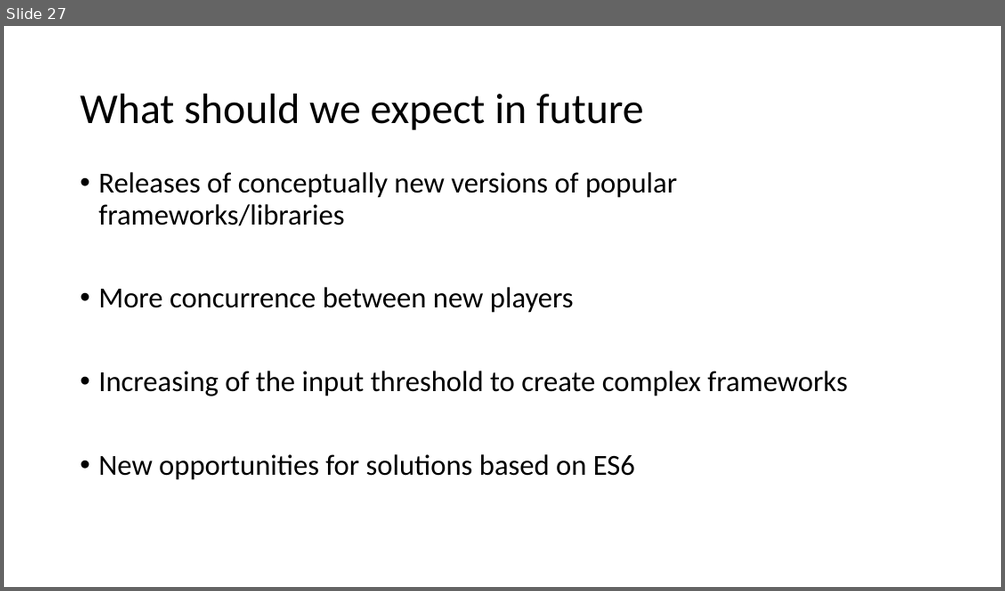
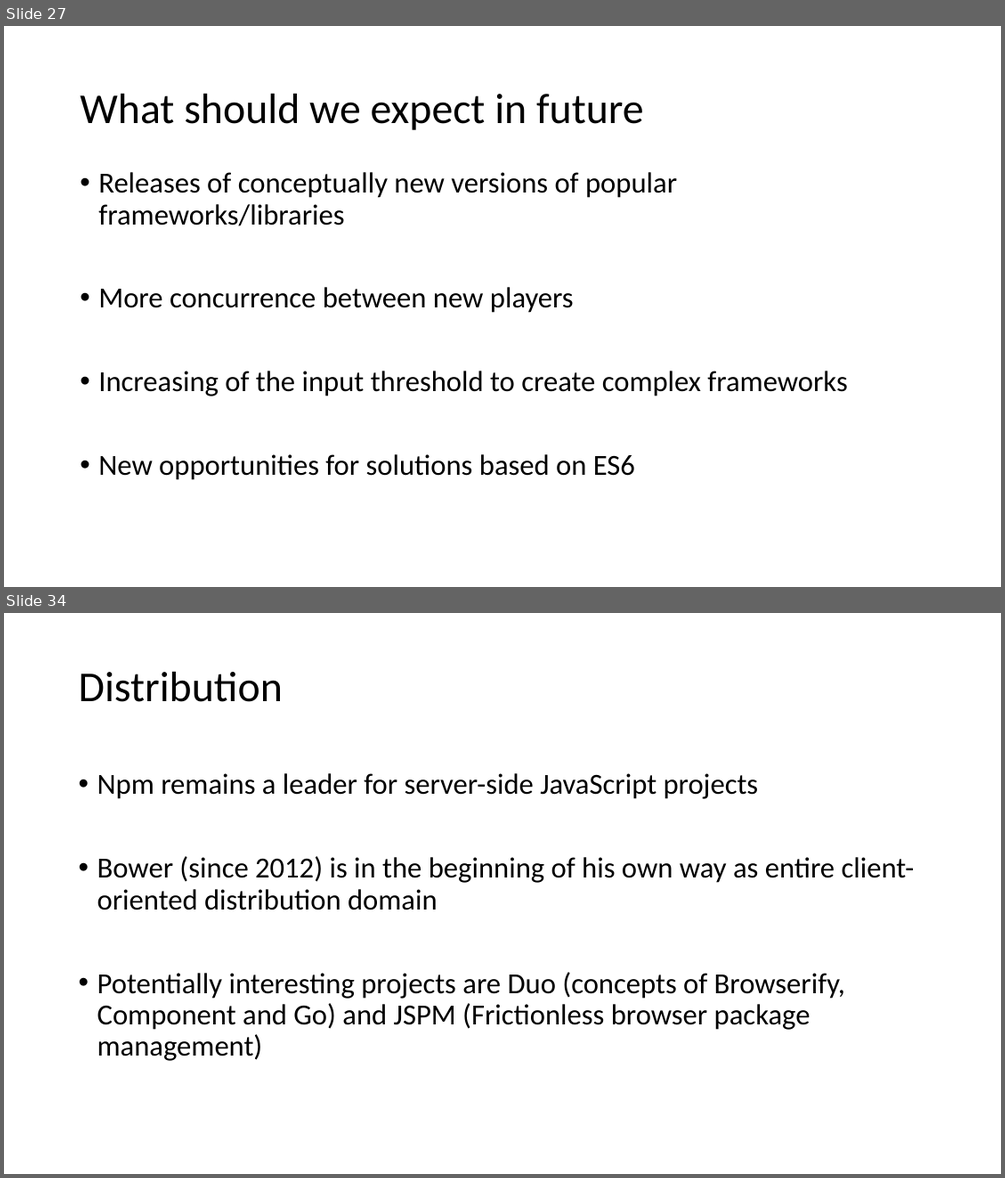
Before and after one commit to vba/presentations, a slide deck: 2015.js/JavaScript trends 2015.pptx. Shown one above the other, each under a label of ours: slide 27 before the commit, slides 27 and 34 after it; the slides between them are not shown. The pictures are 1005x591 and 1005x1178 pixels, drawn with LibreOffice and Linux fonts; fonts in the diff are those of the drawing. Boxes give left, top, right and bottom in pixels: in the first picture for what was removed or moved away, otherwise in the second. Text is boxed around its words. In the diff, an @@ line names an element or a change of style, - is before the commit and + after.

```diff
--- a/2015.js/JavaScript trends 2015.pptx
+++ b/2015.js/JavaScript trends 2015.pptx
@@ slide 34 added at <box>4,613,1001,1174</box>, background #FFFFFF @@
@@ text added at <box>79,671,283,702</box>, 41 pt, text #000000 @@
+Distribution
@@ text added at <box>97,773,914,1061</box>, 28 pt, text #000000 @@
+• Npm remains a leader for server-side JavaScript projects
+• Bower (since 2012) is in the beginning of his own way as entire client-oriented distribution domain
+• Potentially interesting projects are Duo (concepts of Browserify, Component and Go) and JSPM (Frictionless browser package management)
```
Also in this commit, not shown: 7 slides changed, 18 other slides added, 4 slides removed.
